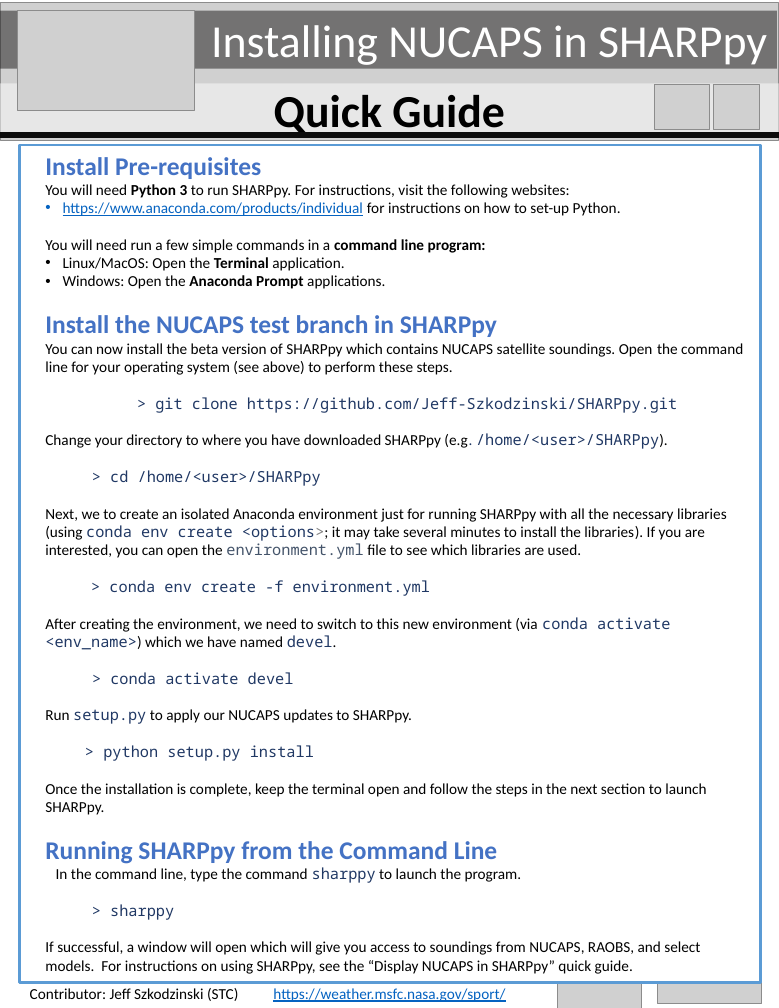
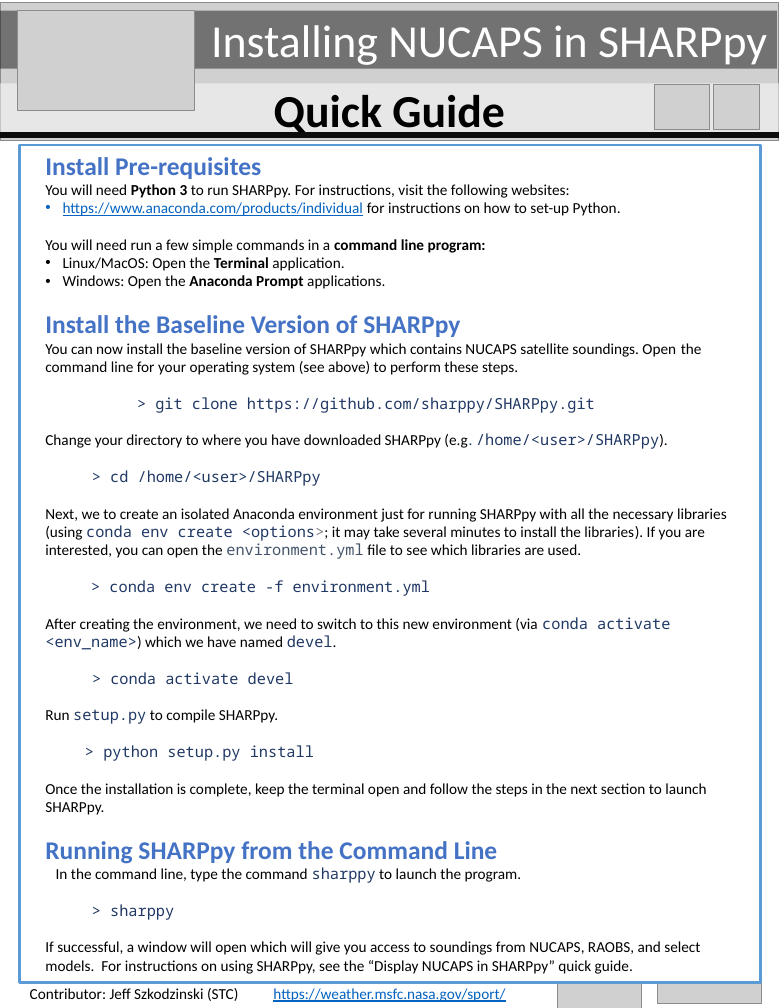
Before and after one commit to NUCAPS/SHARPpy-converter-script, a slide deck: slide 1 of QuickGuide_Install_NUCAPS_SHARPpy.pptx. Drawn at 779x1008 pixels with LibreOffice and Linux fonts; fonts in the diff are those of the drawing; grey boxes stand for pictures. Boxes give left, top, right and bottom in pixels: in the first picture for what was removed or moved away, otherwise in the second. Text is boxed around its words. In the diff, an @@ line names an element or a change of style, - is before the commit and + after.

```diff
--- a/QuickGuide_Install_NUCAPS_SHARPpy.pptx
+++ b/QuickGuide_Install_NUCAPS_SHARPpy.pptx
@@ text in rectangle at (x1=45, y1=315, x2=702, y2=413): text changed @@
-    Install the NUCAPS test branch in SHARPpy
-      You can now install the beta version of SHARPpy which contains NUCAPS satellite soundings. Open the command line for your operating system (see above) to perform these steps.
-          > git clone https://github.com/Jeff-Szkodzinski/SHARPpy.git
+    Install the Baseline Version of SHARPpy
+      You can now install the baseline version of SHARPpy which contains NUCAPS satellite soundings. Open the command line for your operating system (see above) to perform these steps.
+          > git clone https://github.com/sharppy/SHARPpy.git
@@ text in rectangle at (x1=45, y1=709, x2=278, y2=724): text changed @@
-        Run setup.py to apply our NUCAPS updates to SHARPpy.
+        Run setup.py to compile SHARPpy.
```
Also in this commit, not shown: 3 other files.
